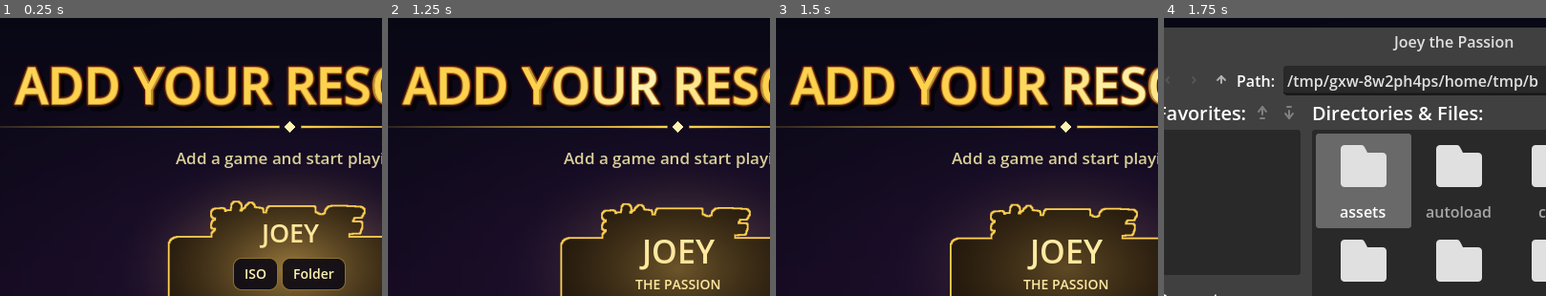
Above: before the commit, frames 1-4 (left to right).
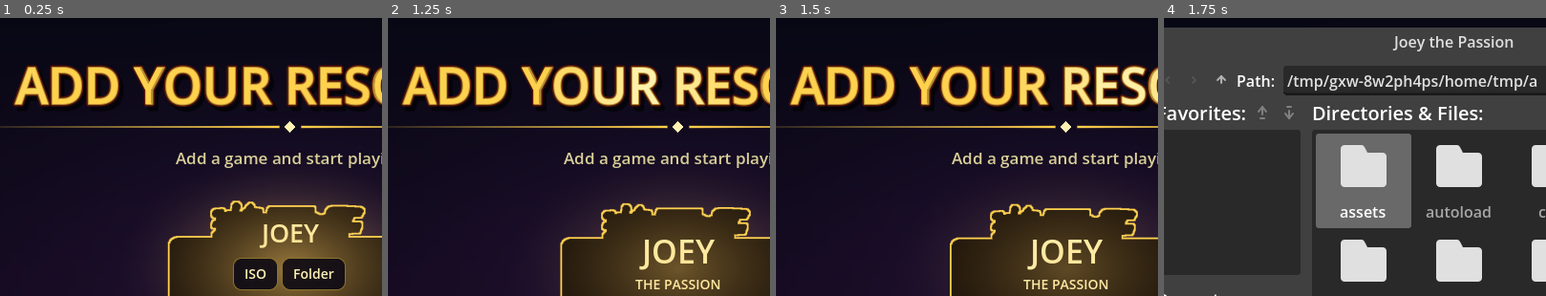
Above: after the commit, the same moments.

Repository: bkmohamadsy/Yu-Gi-Oh
Game: Godot game, scene res://scenes/boot/boot.tscn
Same seed, same stepped clock (60 frames per second), same inputs: the game is played once before the commit and once after it.
Inputs (mouse positions are % of the whole screen's width and height, from its top left):
- Up to frame 1 (0.25 s): no input
- Up to frame 2 (1.25 s): click "English" at 0.5 s
- Up to frame 3 (1.5 s): tap Enter (ui_accept) at 1.25 s; move the mouse to (72, 43) at 1.27 s; hold Right (ui_right) from 1.28 s (still down); hold F (pc_filter) from 1.28 s (still down); click (72, 43) at 1.42 s
- Up to frame 4 (1.75 s): keep holding Right (ui_right); keep holding F (pc_filter); tap Enter (ui_accept) at 1.52 s
The pictures show only the part of the screen within x 12-62%, y 0-50%; the shares and areas given below are measured in that part.

Frames 1-3 are identical in both runs. In frame 4, less than 0.1% of the frame differs, in the area x 95-98%, y 20-25%.

Commit message:
Set content_pack_persistent when embedded data exists

Diff:
--- a/game/autoload/paths.gd
+++ b/game/autoload/paths.gd
@@ -49,6 +49,10 @@
 	var override := cmdline_value("data")
 	if override != "":
 		return override
+	if FileAccess.file_exists("res://data/inventory.json"):
+		content_pack_persistent = true
+		return "res://data"
+
 	if ProjectSettings.load_resource_pack("res://bundled_data.pck", false):
 		return "res://data"
 	if OS.has_feature("android"):
@@ -71,10 +75,10 @@
 		if FileAccess.file_exists(previous.path_join("inventory.json")):
 			migration_source = previous
 			return previous
-	# Los fixtures/desarrollo no se trasladan automáticamente al abrir el editor.
 	if OS.has_feature("editor") and FileAccess.file_exists(_base_dir().path_join("data/inventory.json")):
 		return _base_dir().path_join("data")
 	return portable
+
 
 
 
